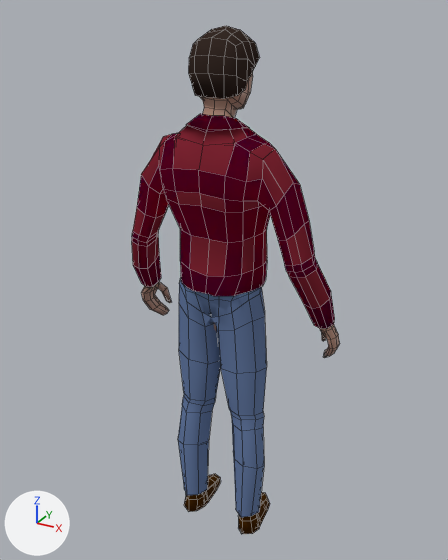
An edit to the Blender file Assets/Game/Characters/FirstCharacter.blend, drawn before and after from the same camera.
One viewpoint serves both versions: a camera (50 mm lens) standing at (0.875, -1.609, 1.74) and looking at (0.007, -0.032, 0.952). Every picture has the same lights, and +X, +Y and +Z are marked at lower left. Mesh edges are drawn as thin lines.

The scene before the commit, as lines of its bpy script (objects in view):
```python
me_cube_003 = bpy.data.meshes.new('Cube.003')
me_cube_003.from_pydata(...)  # 37 vertices, 32 faces; spans x -0.157..-0.072, y -0.091..0.116, z -0.014..0.085
me_cube_003.polygons.foreach_set('use_smooth', [True] * 32)
me_cube_003.materials.append(mat_shoe)  # brown #442500
me_cube_004 = bpy.data.meshes.new('Cube.004')
me_cube_004.from_pydata(...)  # 57 vertices, 46 faces; spans x -0.075..0.075, y -0.092..0.078, z 1.518..1.682
me_cube_004.polygons.foreach_set('use_smooth', [True] * 46)
me_cube_004.materials.append(mat_hair)  # brown #362b26
me_cube_005 = bpy.data.meshes.new('Cube.005')
me_cube_005.from_pydata(...)  # 95 vertices, 84 faces; spans x -0.174..0.0, y -0.124..0.07, z 0.073..0.969
me_cube_005.materials.append(mat_trousers)  # blue #667ca5
ob_hair = bpy.data.objects.new('Hair', me_cube_004)
ob_hair.location = (0.0, 0.0, 0.0)
_m = ob_hair.modifiers.new('Solidify', 'SOLIDIFY')
_m.thickness = -0.013
_m.nonmanifold_merge_threshold = 0.0003
ob_shoe = bpy.data.objects.new('Shoe', me_cube_003)
ob_shoe.location = (0.0, 0.0, 0.0)
_m = ob_shoe.modifiers.new('Mirror', 'MIRROR')
_m.use_clip = True
ob_trousers = bpy.data.objects.new('Trousers', me_cube_005)
ob_trousers.location = (0.0, 0.0, 0.0)
_m = ob_trousers.modifiers.new('Mirror', 'MIRROR')
_m.use_clip = True
# also in view: 'Body' at (0.0, -0.02, 0.835); 'Shirt' at (0.0, -0.035, 1.156)
```
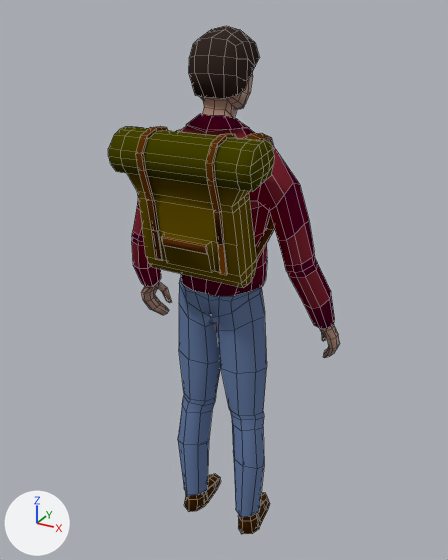
Commit message: Add backpack mesh

Patch to the scene script:
```diff
--- a/Assets/Game/Characters/FirstCharacter.blend.py
+++ b/Assets/Game/Characters/FirstCharacter.blend.py
@@ mat_sleeping_bag @@
+mat_sleeping_bag = principled_material('Sleeping Bag')
+mat_sleeping_bag.base_color = (0.0578, 0.0531, 0.0)  # dark yellow #444100
+mat_sleeping_bag.specular_ior_level = 0.0
@@ mat_straps @@
+mat_straps = principled_material('Straps')
+mat_straps.base_color = (0.111, 0.0306, 0.00125)  # brown #5e3104
+mat_straps.specular_ior_level = 0.0
@@ mat_backpack @@
+mat_backpack = principled_material('Backpack')
+mat_backpack.base_color = (0.119, 0.0757, 0.0)  # brown #614e00
+mat_backpack.specular_ior_level = 0.0
@@ me_plane @@
+me_plane.from_pydata(...)  # 272 vertices, 260 faces; spans x -0.186..0.262, y -0.081..0.318, z -0.031..0.395
+me_plane.polygons.foreach_set('use_smooth', [True] * 260)
+# faces by material slot: [74, 123, 63]
+me_plane.materials.append(mat_backpack)  # brown #614e00
+me_plane.materials.append(mat_straps)  # brown #5e3104
+me_plane.materials.append(mat_sleeping_bag)  # dark yellow #444100
@@ ob_backpack @@
+ob_backpack = bpy.data.objects.new('Backpack', me_plane)
+ob_backpack.location = (-0.033, -0.217, 1.053)
```

Changed parts and their boxes (x1, y1, x2, y2) in the pictures (448 x 560 px):
'Backpack', added (brown)
    after: (108, 126, 274, 288)
    faces in mat_backpack (brown #614e00): (127, 174, 257, 288)
    faces in mat_sleeping_bag (dark yellow #444100): (108, 127, 274, 192)
    faces in mat_straps (brown #5d3104): (136, 126, 274, 275)
'Shirt', unchanged, covered by the edit
    both: (132, 114, 335, 329)
